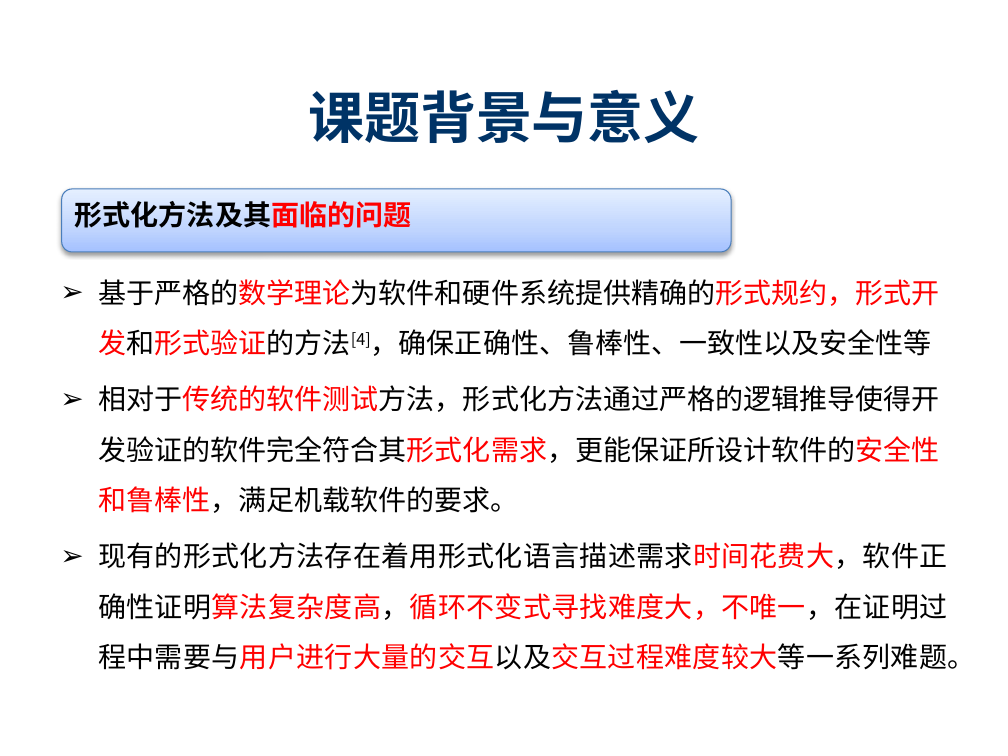
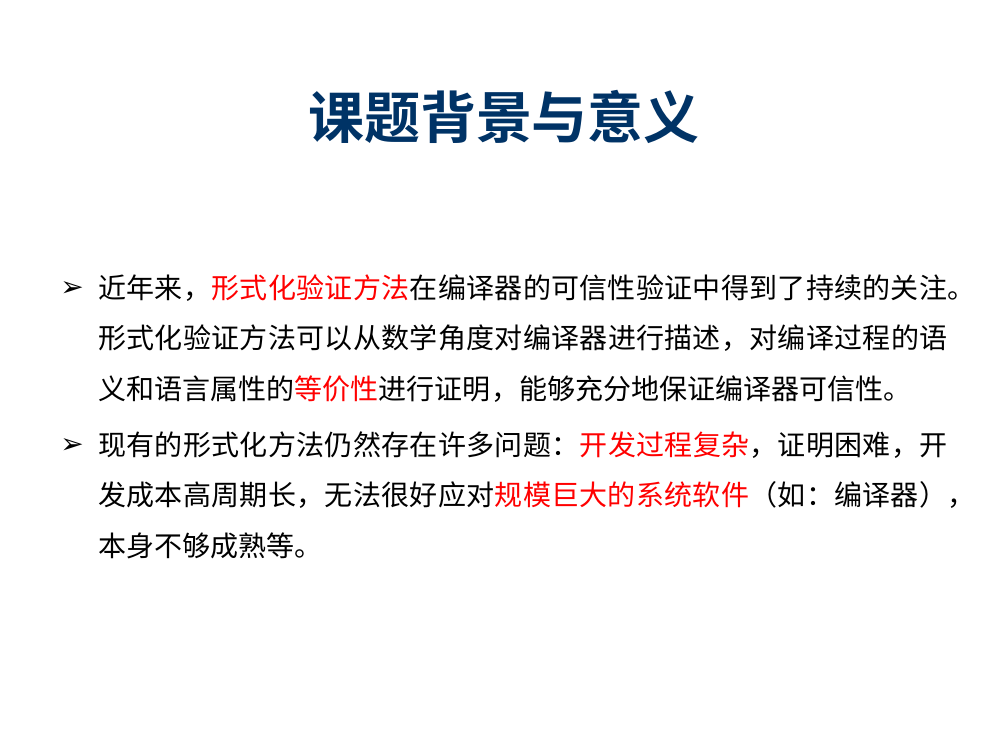
Before and after one commit to destiny1991/--2014--destiny, a slide deck: slide 6 of 开题/SY1406108_陈志伟_开题ppt.pptx. Drawn at 1008x756 pixels with LibreOffice and Linux fonts; fonts in the diff are those of the drawing; background and template pictures are left out. Boxes give left, top, right and bottom in pixels: in the first picture for what was removed or moved away, otherwise in the second. Text is boxed around its words. In the diff, an @@ line names an element or a change of style, - is before the commit and + after.

```diff
--- a/开题/SY1406108_陈志伟_开题ppt.pptx
+++ b/开题/SY1406108_陈志伟_开题ppt.pptx
@@ rounded rectangle removed at [61,188,731,252] @@
-形式化方法及其面临的问题
@@ text at [98,274,975,559]: text changed @@
-➢ 基于严格的数学理论为软件和硬件系统提供精确的形式规约，形式开发和形式验证的方法[4]，确保正确性、鲁棒性、一致性以及安全性等
-➢ 相对于传统的软件测试方法，形式化方法通过严格的逻辑推导使得开发验证的软件完全符合其形式化需求，更能保证所设计软件的安全性和鲁棒性，满足机载软件的要求。
-➢ 现有的形式化方法存在着用形式化语言描述需求时间花费大，软件正确性证明算法复杂度高，循环不变式寻找难度大，不唯一，在证明过程中需要与用户进行大量的交互以及交互过程难度较大等一系列难题。
+➢ 近年来，形式化验证方法在编译器的可信性验证中得到了持续的关注。形式化验证方法可以从数学角度对编译器进行描述，对编译过程的语义和语言属性的等价性进行证明，能够充分地保证编译器可信性。
+➢ 现有的形式化方法仍然存在许多问题：开发过程复杂，证明困难，开发成本高周期长，无法很好应对规模巨大的系统软件（如：编译器），本身不够成熟等。
```
Also in this commit, not shown: 12 other slides changed, 2 slides added, 1 slide removed, 2 other files.
